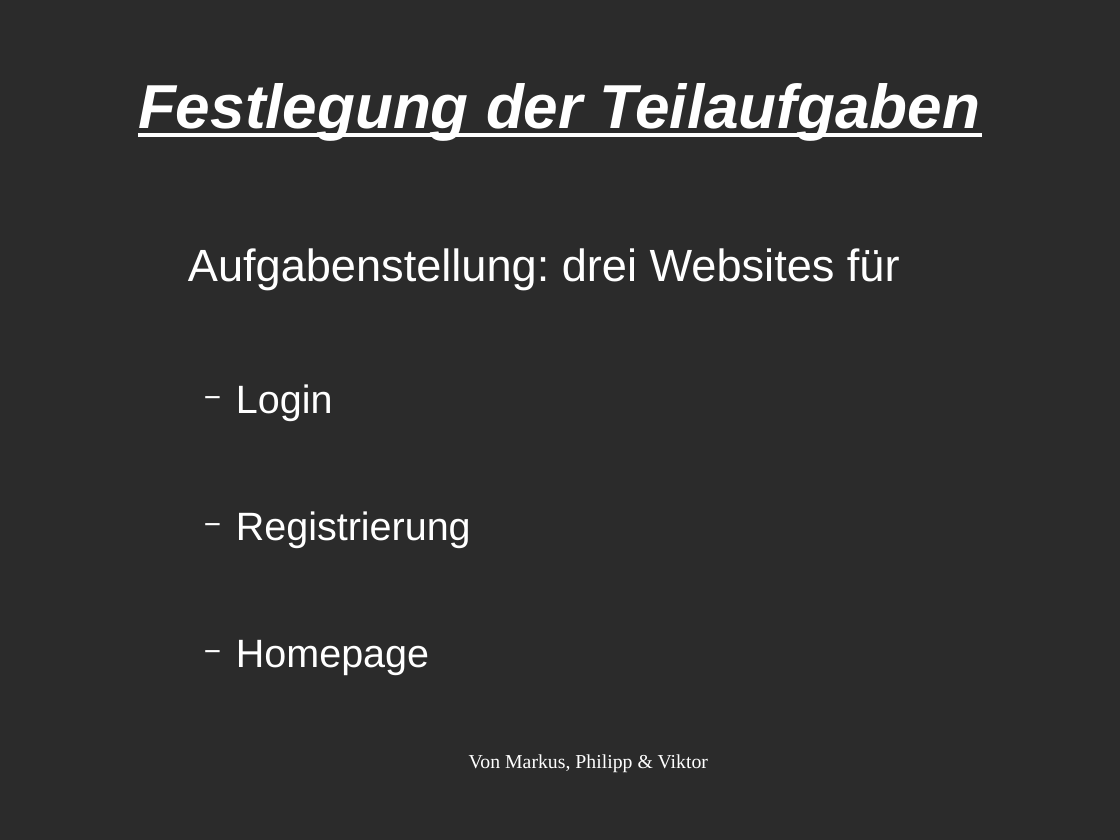
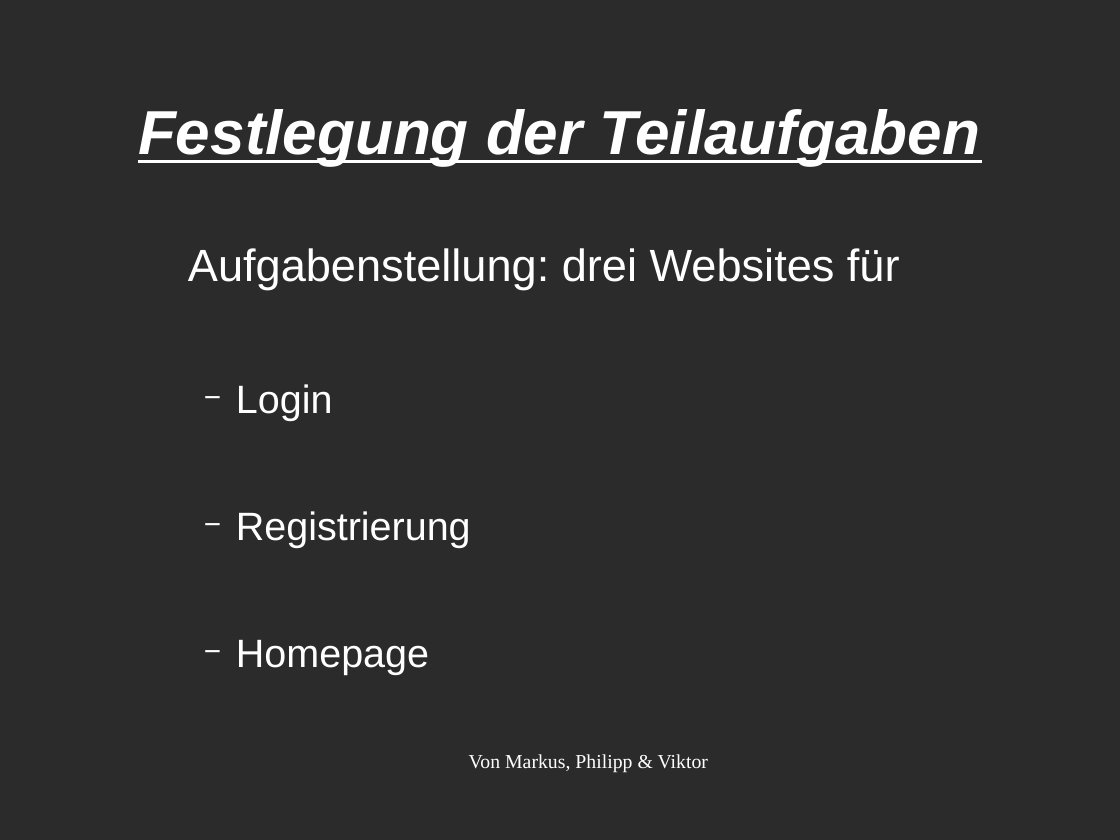
Before and after one commit to ryancarmon/webprog_a, a slide deck: slide 2 of Präsentation/Präsi WebProg1 version 4.odp. Drawn at 1120x840 pixels with LibreOffice and Linux fonts; fonts in the diff are those of the drawing; background and template pictures are left out; a plain dark background stands for a picture behind light text. Boxes give left, top, right and bottom in pixels: in the first picture for what was removed or moved away, otherwise in the second. Text is boxed around its words. In the diff, an @@ line names an element or a change of style, - is before the commit and + after.

```diff
--- a/Präsentation/Präsi WebProg1 version 4.odp
+++ b/Präsentation/Präsi WebProg1 version 4.odp
@@ title "Festlegung der Teilaufgaben": place and size @@
-title "Festlegung der Teilaufgaben" at <box>138,83,980,139</box>
+title "Festlegung der Teilaufgaben" at <box>138,109,980,166</box>
```
Also in this commit, not shown: 1 other slide changed, 1 other file.
